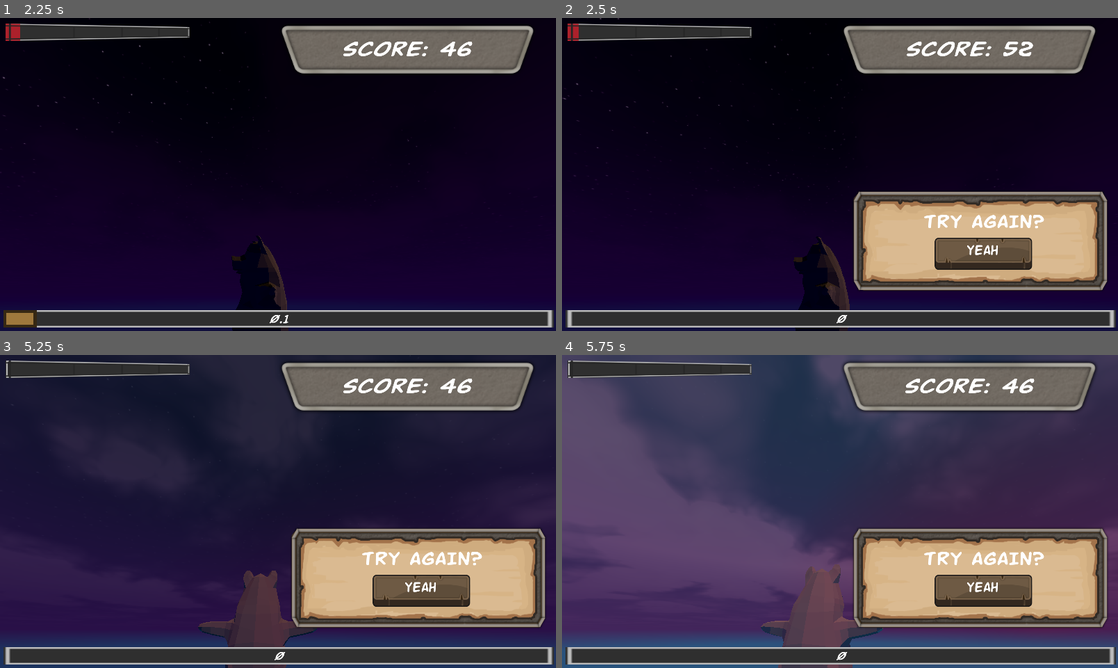
Above: before the commit, frames 1-4 (two rows, left to right).
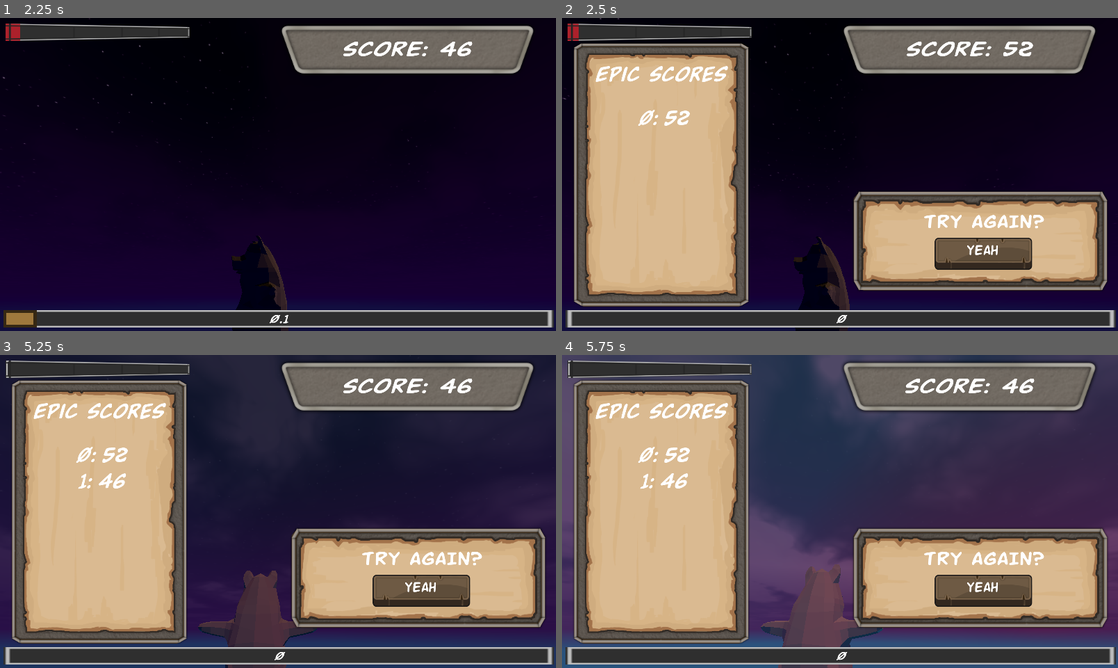
Above: after the commit, the same moments.

Repository: MattCharles/PigOne
Game: Godot game, scene res://sky.tscn
The game is run twice, just before and just after one commit, with the same random seed, the same clock (stepped at 60 frames per second) and the same inputs. The project has no main scene, so this scene is started directly.
Inputs (mouse positions are in pixels of both pictures, inside the frame that each line leads up to):
- Up to frame 1 (2.25 s): move the mouse to (400, 158) at 0.52 s; click (400, 158) at 0.67 s; move the mouse to (166, 190) at 1.27 s; click (166, 190) at 1.42 s; move the mouse to (333, 105) at 2.02 s; click (333, 105) at 2.17 s
- Up to frame 2 (2.5 s): no input
- Up to frame 3 (5.25 s): click "YEAH" at 2.75 s; move the mouse to (250, 574) at 3.52 s; click (250, 574) at 3.67 s; move the mouse to (444, 558) at 4.27 s; click (444, 558) at 4.42 s; move the mouse to (111, 464) at 5.02 s; click (111, 464) at 5.17 s
- Up to frame 4 (5.75 s): no input

Frame 1 is identical in both runs. In frame 2, 26% of the frame differs, in the area x 2-34%, y 8-93%; in frame 3, 26%; in frame 4, 26%.

Commit message:
high score !

Diff:
--- /dev/null
+++ b/Models/pig.gd
@@ -0,0 +1,10 @@
+extends Node3D
+
+@onready var score_display := $"../CanvasLayer/ScoreDisplay"
+
+
+# Called every frame. 'delta' is the elapsed time since the previous frame.
+func _process(delta):
+	var x = max(1.0, score_display.score / 100)
+	scale = Vector3(x, x, x)
+	pass
--- /dev/null
+++ b/Scenes/score_log.gd
@@ -0,0 +1,12 @@
+extends HBoxContainer
+
+class_name ScoreLog
+
+@onready var _index := $Index
+@onready var _value := $Value
+var point_value := 0
+
+func write(index:int, value:int):
+	_index.text = str(index) + ":"
+	_value.text = str(value)
+	point_value = value
--- /dev/null
+++ b/Scenes/score_log.tscn
@@ -0,0 +1,25 @@
+[gd_scene load_steps=3 format=3 uid="uid://cj35i7dejvwu"]
+
+[ext_resource type="Script" path="res://Scenes/score_log.gd" id="1_3qhj6"]
+[ext_resource type="FontFile" uid="uid://bcgj2vvatyhmn" path="res://Fonts/buddychampionrotal.ttf" id="1_my6o4"]
+
+[node name="ScoreLog" type="HBoxContainer"]
+theme_override_constants/separation = 20
+alignment = 1
+script = ExtResource("1_3qhj6")
+
+[node name="Index" type="Label" parent="."]
+layout_mode = 2
+size_flags_vertical = 1
+theme_override_fonts/font = ExtResource("1_my6o4")
+theme_override_font_sizes/font_size = 96
+text = "index"
+horizontal_alignment = 1
+
+[node name="Value" type="Label" parent="."]
+layout_mode = 2
+size_flags_vertical = 1
+theme_override_fonts/font = ExtResource("1_my6o4")
+theme_override_font_sizes/font_size = 96
+text = "score"
+horizontal_alignment = 1
--- /dev/null
+++ b/Scenes/scoreboard.gd
@@ -0,0 +1,21 @@
+extends Control
+
+class_name ScoreBoard
+
+@onready var score_container := $Control/ScrollContainer/VBoxContainer
+var log_entry := preload("res://Scenes/score_log.tscn")
+var scores : Array = []
+
+func add_score(score:int) -> void:
+	var index = score_container.get_child_count() # todo: sort
+	var new_entry:ScoreLog = log_entry.instantiate()
+	score_container.add_child(new_entry)
+	new_entry.write(index, score)
+	var children := score_container.get_children()
+	var sorted_nodes = children
+	sorted_nodes.sort_custom(func(a: ScoreLog, b:ScoreLog):
+		return a.point_value > b.point_value)
+	for child in children:
+		score_container.remove_child(child)
+	for node in sorted_nodes:
+		score_container.add_child(node)
--- /dev/null
+++ b/Scenes/scoreboard.tscn
@@ -0,0 +1,59 @@
+[gd_scene load_steps=5 format=3 uid="uid://gwt6s7gedqg1"]
+
+[ext_resource type="Script" path="res://Scenes/scoreboard.gd" id="1_d50xy"]
+[ext_resource type="Texture2D" uid="uid://cyl5ou74o5epx" path="res://Images/UI board Large  stone.png" id="1_u26ko"]
+[ext_resource type="Texture2D" uid="uid://y0u768d3d1ja" path="res://Images/UI board Large  parchment.png" id="2_7yprn"]
+[ext_resource type="FontFile" uid="uid://bcgj2vvatyhmn" path="res://Fonts/buddychampionrotal.ttf" id="3_n465p"]
+
+[node name="Scoreboard" type="Control"]
+layout_mode = 3
+anchors_preset = 8
+anchor_left = 0.5
+anchor_top = 0.5
+anchor_right = 0.5
+anchor_bottom = 0.5
+grow_horizontal = 2
+grow_vertical = 2
+script = ExtResource("1_d50xy")
+
+[node name="Sprite2D" type="Sprite2D" parent="."]
+rotation = 1.5708
+texture = ExtResource("1_u26ko")
+
+[node name="Sprite2D2" type="Sprite2D" parent="."]
+rotation = 1.5708
+texture = ExtResource("2_7yprn")
+
+[node name="Control" type="Control" parent="."]
+anchors_preset = 0
+offset_left = -255.0
+offset_top = -415.0
+offset_right = 258.0
+offset_bottom = 415.0
+metadata/_edit_use_anchors_ = true
+
+[node name="ScrollContainer" type="ScrollContainer" parent="Control"]
+layout_mode = 2
+offset_top = 174.0
+offset_right = 513.0
+offset_bottom = 819.0
+
+[node name="VBoxContainer" type="VBoxContainer" parent="Control/ScrollContainer"]
+layout_mode = 2
+size_flags_horizontal = 3
+alignment = 1
+
+[node name="Label" type="Label" parent="Control"]
+layout_mode = 1
+anchors_preset = -1
+anchor_right = 1.0
+anchor_bottom = 0.128
+offset_top = 14.0
+offset_right = -18.0
+offset_bottom = 13.76
+grow_horizontal = 2
+theme_override_fonts/font = ExtResource("3_n465p")
+theme_override_font_sizes/font_size = 96
+text = "Epic Scores"
+horizontal_alignment = 1
+vertical_alignment = 1
--- a/countdown.gd
+++ b/countdown.gd
@@ -10,12 +10,16 @@
 @onready var try_again := $"../RetryMenu"
 @onready var score_display : ScoreDisplay = $"../ScoreDisplay"
 @onready var score_bar : ScoreBar = $"../ScoreBar"
+@onready var scoreboard : ScoreBoard = $"../RetryMenu/Scoreboard"
 
 # Called every frame. 'delta' is the elapsed time since the previous frame.
 func _physics_process(delta):
+	if gameover:
+		return
 	if progress_bar.value <= 0:
 		gameover = true
 		try_again.visible = true
+		scoreboard.add_score(score_display.score)
 		return
 	t+=delta
 	if t >= cooldown:
--- a/sky.tscn
+++ b/sky.tscn
@@ -24,6 +24,7 @@
 [ext_resource type="Texture2D" uid="uid://b65mbochgeqv4" path="res://Images/TextBTN_Big_Pressed.png" id="21_vjgjh"]
 [ext_resource type="Texture2D" uid="uid://br33midyugaa5" path="res://Images/ModButton.png" id="22_f8b87"]
 [ext_resource type="FontFile" uid="uid://b7r0m4wv7n1s2" path="res://Fonts/buddychampion.ttf" id="23_gqjqd"]
+[ext_resource type="PackedScene" uid="uid://gwt6s7gedqg1" path="res://Scenes/scoreboard.tscn" id="25_nur8i"]
 
 [sub_resource type="ShaderMaterial" id="ShaderMaterial_msgkm"]
 shader = ExtResource("2_itwhi")
@@ -276,6 +277,7 @@
 horizontal_alignment = 1
 
 [node name="Yeah" type="TextureButton" parent="CanvasLayer/RetryMenu/Control"]
+layout_mode = 0
 offset_left = -245.0
 offset_top = -46.0
 offset_right = 93.0
@@ -298,5 +300,16 @@
 horizontal_alignment = 1
 vertical_alignment = 1
 
+[node name="Scoreboard" parent="CanvasLayer/RetryMenu" instance=ExtResource("25_nur8i")]
+layout_mode = 1
+anchors_preset = -1
+anchor_left = 0.203
+anchor_right = 0.203
+offset_left = -1547.12
+offset_top = -1.0
+offset_right = -1547.12
+offset_bottom = -1.0
+grow_horizontal = 1
+
 [connection signal="button_down" from="CanvasLayer/RetryMenu/Control/Yeah" to="CanvasLayer/RetryMenu" method="_on_yeah_button_down"]
 [connection signal="button_up" from="CanvasLayer/RetryMenu/Control/Yeah" to="CanvasLayer/RetryMenu" method="_on_yeah_button_up"]
Not shown: 1 places in sky.tscn that only renumber resources
